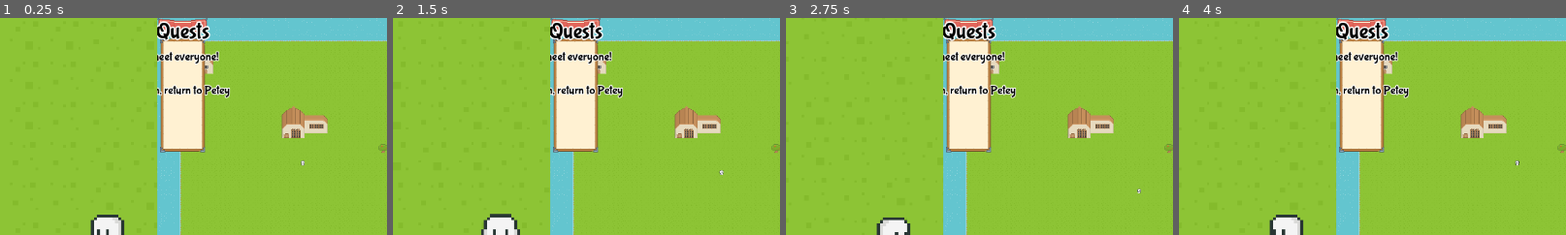
Above: before the commit, frames 1-4 (left to right).
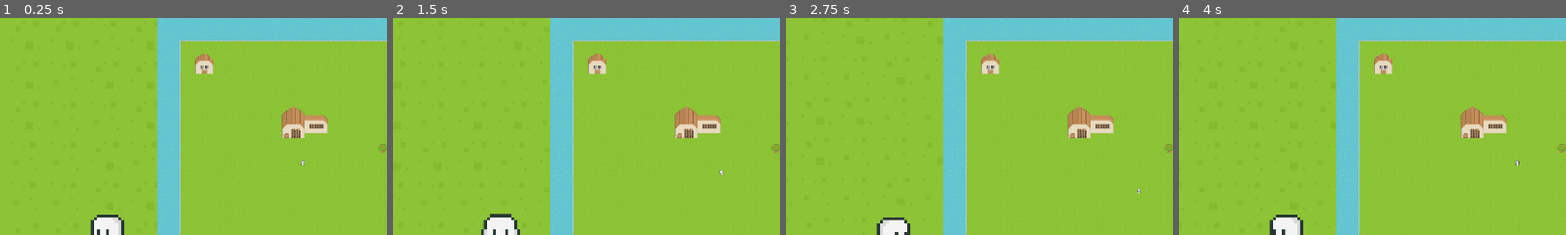
Above: after the commit, the same moments.

Repository: LKenny26/Buddyville
Game: Godot game, scene res://scenes/main.tscn
Two runs of this game, one before a commit and one after it. Both use one fixed random seed, a clock stepped at 60 frames per second and the inputs below.
Inputs (mouse positions are % of the whole screen's width and height, from its top left):
- Up to frame 1 (0.25 s): no input
- Up to frame 2 (1.5 s): move the mouse to (86, 30) at 0.52 s; press the mouse at (86, 30) at 0.53 s; hold Right (Right) 0.53-1.28 s; release the mouse at (86, 30) at 1.28 s; hold Down (Down) from 1.28 s (still down); tap Shift (Run) at 1.35 s; click (86, 30) at 1.42 s
- Up to frame 3 (2.75 s): move the mouse to (92, 30) at 2.02 s; release Down (Down) at 2.03 s; press the mouse at (92, 30) at 2.03 s; hold Right (Right) from 2.03 s (still down)
- Up to frame 4 (4 s): release Right (Right) at 2.78 s; release the mouse at (92, 30) at 2.78 s; hold Up (Up) 2.78-3.53 s; tap Shift (Run) at 2.85 s; click (92, 30) at 2.92 s; move the mouse to (84, 17) at 3.52 s; press the mouse at (84, 17) at 3.53 s; hold Left (Left) from 3.53 s (still down)
The pictures show only the part of the screen within x 36-86%, y 0-50%; the shares and areas given below are measured in that part.

The runs differ from the first frame. In frame 1, 7.7% of the frame differs, in the area x 40-60%, y 0-63%; in frame 2, 7.7%; in frame 3, 7.7%; in frame 4, 7.7%.

Commit message:
merge from main fixes

Diff:
--- a/buddyville/resources/gameres/ui_theme.tres
+++ b/buddyville/resources/gameres/ui_theme.tres
@@ -13,6 +13,10 @@
 axis_stretch_vertical = 1
 
 [resource]
+Button/colors/font_color = Color(0, 0, 0, 1)
+Button/colors/font_outline_color = Color(1, 1, 1, 1)
+Button/constants/outline_size = 5
+Button/fonts/font = ExtResource("1_yhkcv")
 Label/colors/font_color = Color(0, 0, 0, 1)
 Label/colors/font_outline_color = Color(1, 1, 1, 1)
 Label/constants/outline_size = 5
--- a/buddyville/scenes/MainHUD.tscn
+++ b/buddyville/scenes/QuestHUD.tscn
@@ -1,7 +1,7 @@
 [gd_scene load_steps=5 format=3 uid="uid://cq4qqdpm2ykth"]
 
-[ext_resource type="Script" path="res://scenes/main_hud.gd" id="1_m52t1"]
-[ext_resource type="Theme" uid="uid://2ptam2oajy4g" path="res://resources/gameres/ui_theme.tres" id="1_xx2hc"]
+[ext_resource type="Script" path="res://scenes/QuestHUD.gd" id="1_m52t1"]
+[ext_resource type="Theme" uid="uid://xj8wnav5qibl" path="res://resources/gameres/ui_theme.tres" id="1_xx2hc"]
 [ext_resource type="Texture2D" uid="uid://d2s8sne0y30nh" path="res://resources/ui/Tilesheets/Large tiles/Thin outline/tilemap_packed.png" id="2_6nf1c"]
 
 [sub_resource type="AtlasTexture" id="AtlasTexture_uln6k"]
--- a/buddyville/scenes/pause_menu.tscn
+++ b/buddyville/scenes/pause_menu.tscn
@@ -1,6 +1,7 @@
-[gd_scene load_steps=2 format=3 uid="uid://etb4rgikybxx"]
+[gd_scene load_steps=3 format=3 uid="uid://etb4rgikybxx"]
 
 [ext_resource type="Script" path="res://scenes/pause_menu.gd" id="1_yiwmu"]
+[ext_resource type="Theme" uid="uid://xj8wnav5qibl" path="res://resources/gameres/ui_theme.tres" id="2_6em76"]
 
 [node name="Pause_Menu" type="CanvasLayer"]
 visible = false
@@ -32,6 +33,7 @@
 offset_bottom = 108.0
 grow_horizontal = 2
 grow_vertical = 2
+theme = ExtResource("2_6em76")
 
 [node name="Return" type="Button" parent="Panel"]
 layout_mode = 1
--- a/buddyville/scripts/mini_map.gd
+++ b/buddyville/scripts/mini_map.gd
@@ -10,6 +10,8 @@
 
 func _ready() -> void:
 	miniMapPlayer = player.duplicate()
+	miniMapPlayer.get_node("QuestHUD").queue_free()
+	miniMapPlayer.get_node("Pause_Menu").queue_free()
 
 	sub_viewport.add_child(tileMap.duplicate())
 	sub_viewport.add_child(miniMapPlayer)
Renamed: buddyville/scenes/main_hud.gd -> buddyville/scenes/QuestHUD.gd
